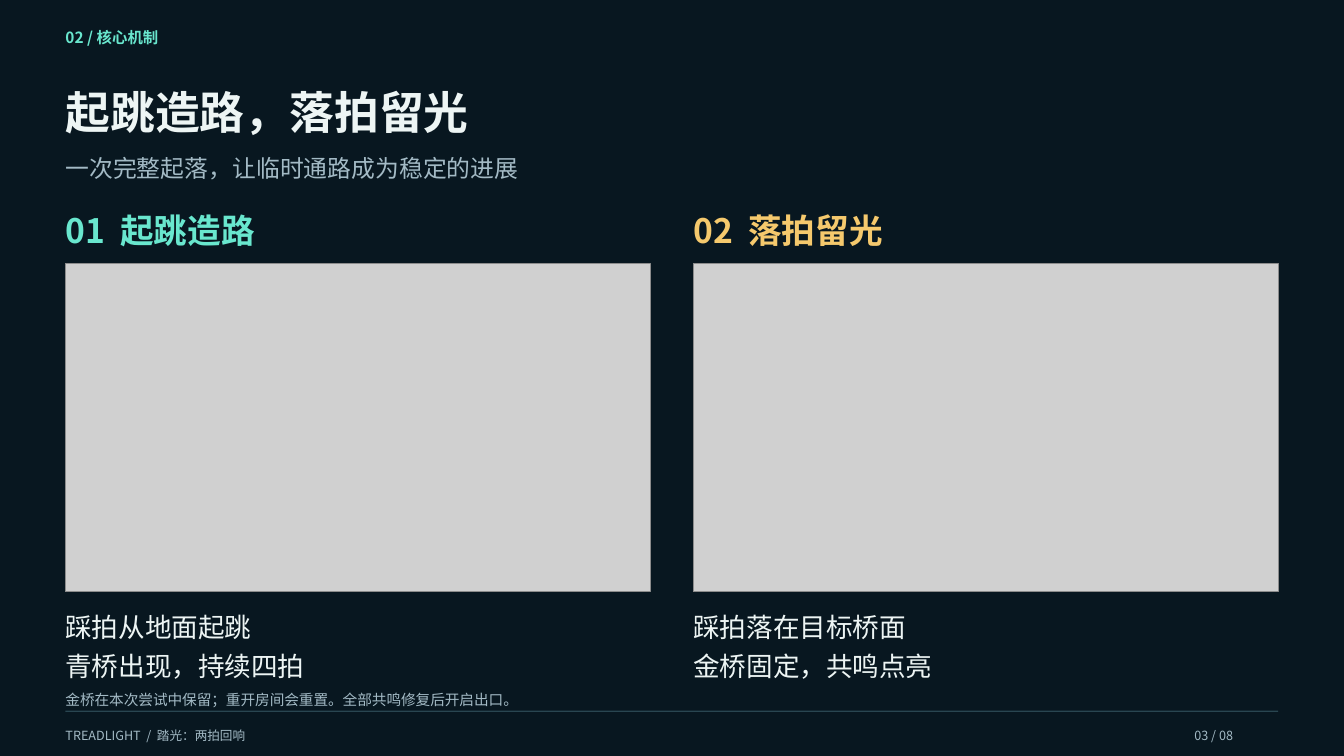
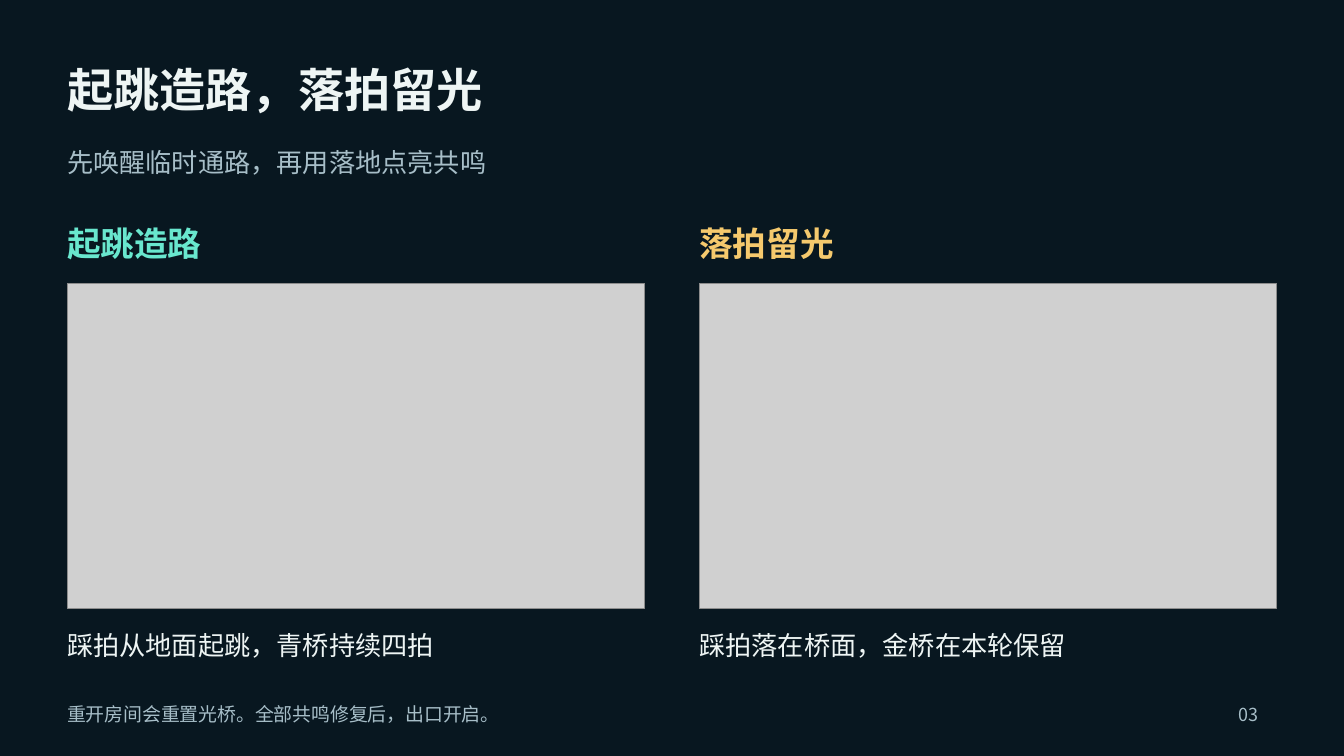
Before and after one commit to xunraozhou/treadlight, a slide deck: slide 3 of docs/presentation/Treadlight-presentation.pptx. Drawn at 1344x756 pixels with LibreOffice and Linux fonts; fonts in the diff are those of the drawing; grey boxes stand for pictures. Boxes give left, top, right and bottom in pixels: in the first picture for what was removed or moved away, otherwise in the second. Text is boxed around its words. In the diff, an @@ line names an element or a change of style, - is before the commit and + after.

```diff
--- a/docs/presentation/Treadlight-presentation.pptx
+++ b/docs/presentation/Treadlight-presentation.pptx
@@ text removed at <box>65,30,159,45</box> @@
-02 / 核心机制
@@ text "起跳造路，落拍留光": place and size @@
-text "起跳造路，落拍留光" at <box>65,91,468,135</box>
+text "起跳造路，落拍留光" at <box>67,67,483,113</box>
@@ text "起跳造路，落拍留光" at <box>67,67,483,113</box>: size 32 to 33 pt, text colour #EDF5F4 to #EEF5F4; line spacing 1.15 to 1; less space between paragraphs @@
@@ text at <box>67,150,486,175</box>: text changed; size 17 to 18.8 pt; text colour #A3BAC5 to #A7BEC8 @@
-一次完整起落，让临时通路成为稳定的进展
+先唤醒临时通路，再用落地点亮共鸣
@@ text at <box>67,227,201,260</box>: text changed @@
-01 起跳造路
+起跳造路
@@ text at <box>699,227,833,259</box>: text changed @@
-02 落拍留光
+落拍留光
@@ picture: place and size @@
-picture at <box>66,263,650,592</box>
+picture at <box>68,283,645,608</box>
@@ picture: place and size @@
-picture at <box>694,263,1278,592</box>
+picture at <box>700,283,1277,608</box>
@@ text at <box>67,633,434,658</box>: text changed; size 19 to 18.8 pt; text colour #EDF5F4 to #EEF5F4 @@
-踩拍从地面起跳
-青桥出现，持续四拍
+踩拍从地面起跳，青桥持续四拍
@@ text at <box>699,633,1066,658</box>: text changed; size 19 to 18.8 pt; text colour #EDF5F4 to #EEF5F4 @@
-踩拍落在目标桥面
-金桥固定，共鸣点亮
+踩拍落在桥面，金桥在本轮保留
@@ rectangle removed at <box>66,711,1278,712</box> @@
@@ text at <box>67,705,499,723</box>: text changed; size 10.5 to 13.5 pt; text colour #A3BAC5 to #A7BEC8 @@
-金桥在本次尝试中保留；重开房间会重置。全部共鸣修复后开启出口。
+重开房间会重置光桥。全部共鸣修复后，出口开启。
@@ text at <box>1239,707,1259,721</box>: text changed; size 9 to 12.8 pt; text colour #A3BAC5 to #A7BEC8 @@
-03 / 08
+03
@@ text removed at <box>65,729,245,741</box> @@
-TREADLIGHT / 踏光：两拍回响
```
Also in this commit, not shown: 6 other slides changed, 1 slide added, 1 slide removed, 43 other files.
